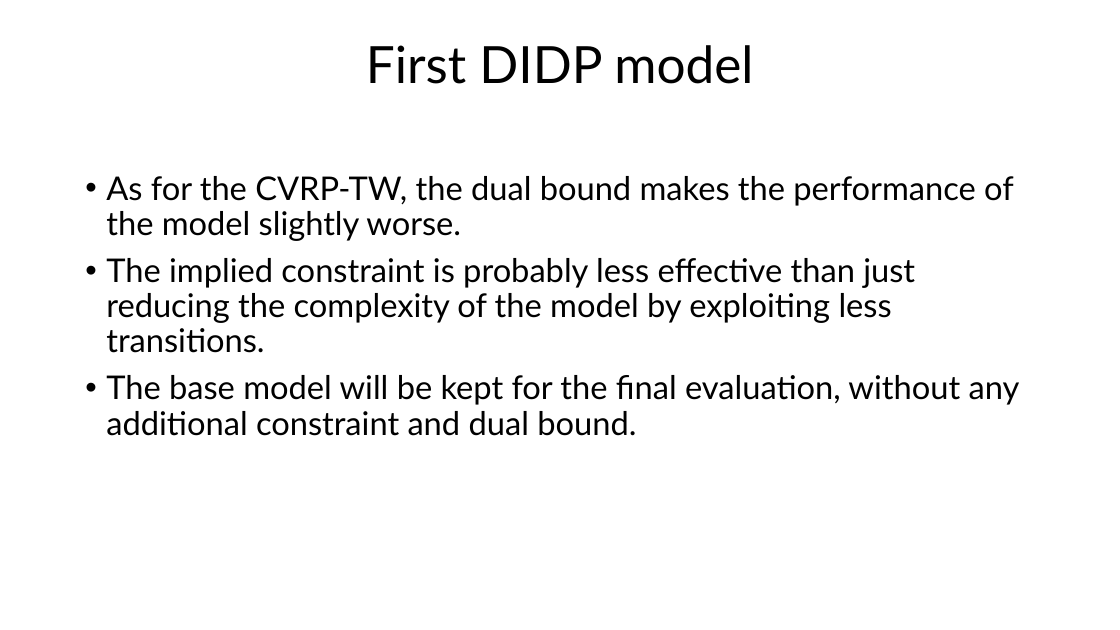
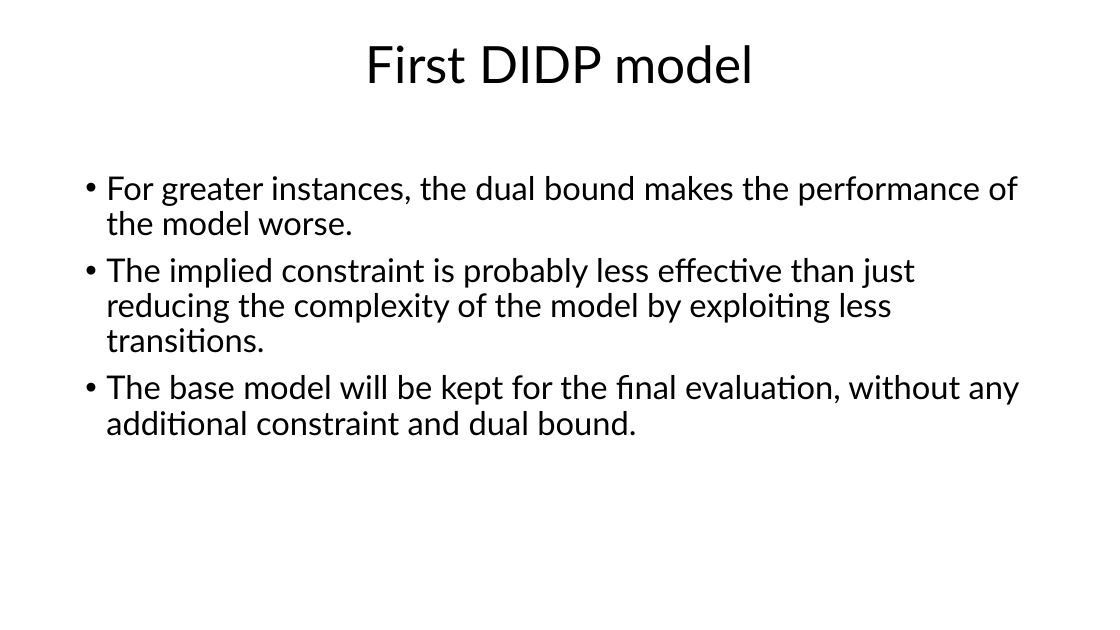
Before and after one commit to FabioGiordana/DIDP-On-Routing-Problems, a slide deck: slide 32 of mmcvrp/VrpSets/MM-CVRP-v2.pptx. Drawn at 1120x630 pixels with LibreOffice and Linux fonts; fonts in the diff are those of the drawing. Boxes give left, top, right and bottom in pixels: in the first picture for what was removed or moved away, otherwise in the second. Text is boxed around its words. In the diff, an @@ line names an element or a change of style, - is before the commit and + after.

Commit message:
presentation

```diff
--- a/mmcvrp/VrpSets/MM-CVRP-v2.pptx
+++ b/mmcvrp/VrpSets/MM-CVRP-v2.pptx
@@ text at [106, 176, 1018, 236]: text changed @@
-• As for the CVRP-TW, the dual bound makes the performance of the model slightly worse.
+• For greater instances, the dual bound makes the performance of the model worse.
```
Also in this commit, not shown: 2 slides added, 20 other files.
